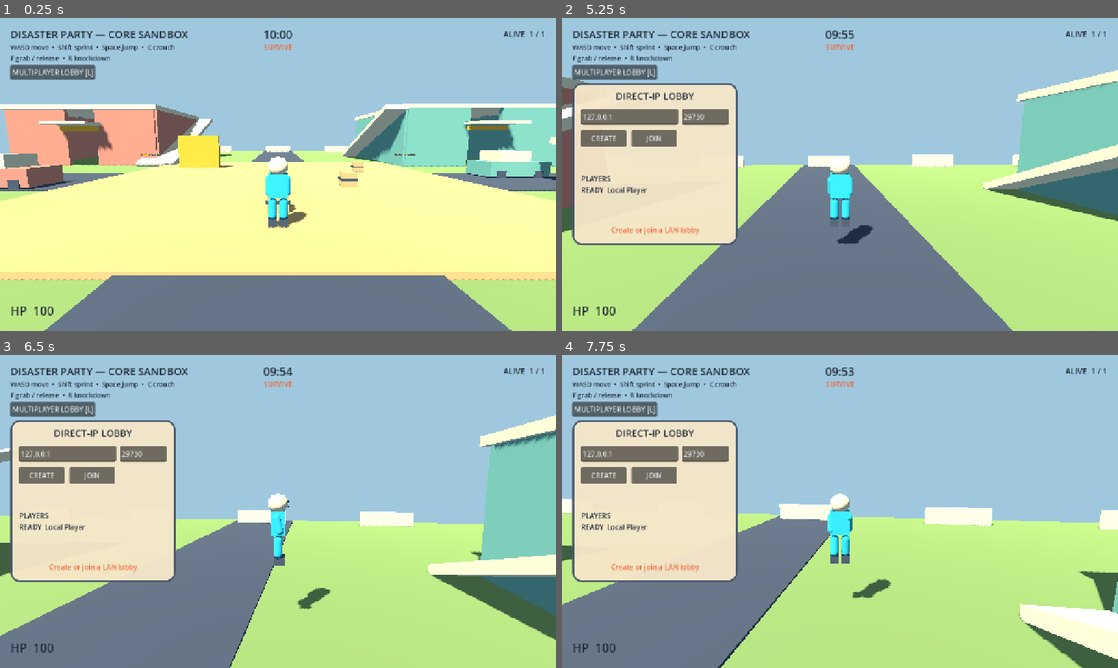
Above: before the commit, frames 1-4 (two rows, left to right).
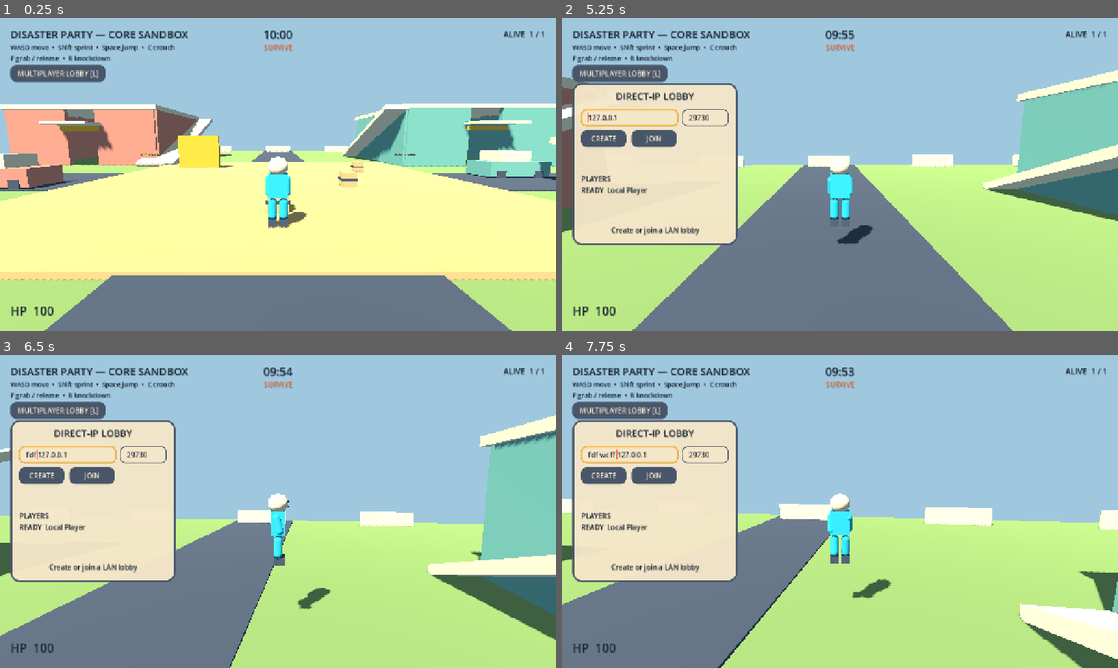
Above: after the commit, the same moments.

Repository: phucle297/idunno
Game: Godot game, scene res://scenes/main.tscn
Two runs of this game, one before a commit and one after it. Both use one fixed random seed, a clock stepped at 60 frames per second and the inputs below. Sound files missing from this copy of the repository are replaced by a short silence.
Inputs (mouse positions are in pixels of both pictures, inside the frame that each line leads up to):
- Up to frame 1 (0.25 s): no input
- Up to frame 2 (5.25 s): tap Enter (ui_accept) at 0.5 s; move the mouse to (867, 174) at 0.52 s; hold W (move_forward) from 0.53 s (still down); tap F (grab) at 0.6, 1.55, 2.1, 3.05, 3.8, 4.55 s; click (867, 174) at 0.67 s; tap Space (jump) at 0.77, 1.52, 3.02, 3.77, 4.52 s; move the mouse to (812, 174) at 1.27 s; tap C (crouch) at 1.35 s; move the mouse to (851, 168) at 2.02 s; move the mouse to (834, 180) at 2.77 s; tap E (spectate_next) at 2.85 s; click (834, 180) at 2.92 s; move the mouse to (878, 177) at 3.52 s; hold Q (spectate_previous) 3.53-4.28 s; move the mouse to (795, 171) at 4.27 s; tap Shift (sprint) at 4.35 s; move the mouse to (845, 174) at 5.02 s; hold L (toggle_lobby) from 5.03 s (still down); click (845, 174) at 5.17 s
- Up to frame 3 (6.5 s): tap F (grab) at 5.3, 5.85 s; move the mouse to (255, 505) at 5.77 s; release W (move_forward) at 5.78 s; release L (toggle_lobby) at 5.78 s; hold D (move_right) from 5.78 s (still down); tap Space (jump) at 6.02 s
- Up to frame 4 (7.75 s): move the mouse to (867, 511) at 6.52 s; release D (move_right) at 6.53 s; hold C (crouch) 6.53-7.28 s; hold W (move_forward) from 6.53 s (still down); tap Space (jump) at 6.77, 7.52 s; tap F (grab) at 6.8, 7.35 s; move the mouse to (812, 511) at 7.27 s; click (812, 511) at 7.42 s

The runs differ from the first frame. In frame 1, 0.8% of the frame differs, in the area x 1-98%, y 4-96%; in frame 2, 3.4%; in frame 3, 3.4%; in frame 4, 3.3%.

Commit message:
feat(ui): establish toy broadcast theme
Amp-Thread-ID: https://ampcode.com/threads/T-01a110be-2c24-70bd-aa05-578a91058e52
Co-authored-by: Amp <amp@ampcode.com>

Diff:
--- a/game/main.gd
+++ b/game/main.gd
@@ -10,6 +10,7 @@
 	"amber": Color("ffbf3f"),
 	"orange": Color("f06438")
 }
+const UITokens = preload("res://game/ui/ui_tokens.gd")
 const SpectatorControllerScript = preload("res://game/spectator_controller.gd")
 const PlayerScene = preload("res://scenes/player.tscn")
 const DEFAULT_NETWORK_PORT := 29730
@@ -36,9 +37,11 @@
 var _local_movement_sequence := 0
 var _match_snapshot_remaining := 0.0
 var _prop_snapshot_remaining := 0.0
+var _ui_theme: Theme
 
 
 func _ready() -> void:
+	_configure_ui_theme()
 	_build_lighting()
 	_build_sandbox()
 	$Player.position = Vector3(0.0, 0.05, 7.0)
@@ -207,6 +210,14 @@
 			capture_after_frames(capture_path, 5)
 
 
+func _configure_ui_theme() -> void:
+	_ui_theme = UITokens.build_theme()
+	for child in $Interface.get_children():
+		var control := child as Control
+		if control != null:
+			control.theme = _ui_theme
+
+
 func host_game(port: int = DEFAULT_NETWORK_PORT, max_players: int = MAX_NETWORK_PLAYERS) -> Error:
 	if _network_mode:
 		return ERR_ALREADY_IN_USE
@@ -767,6 +778,8 @@
 func _set_lobby_visible(visible: bool) -> void:
 	$Interface/LobbyPanel.visible = visible
 	Input.mouse_mode = Input.MOUSE_MODE_VISIBLE if visible else Input.MOUSE_MODE_CAPTURED
+	if visible:
+		$Interface/LobbyPanel/Address.call_deferred("grab_focus")
 
 
 func _on_lobby_host_pressed() -> void:
--- /dev/null
+++ b/game/ui/ui_tokens.gd
@@ -0,0 +1,176 @@
+class_name DisasterPartyUI
+extends RefCounted
+
+const CREAM := Color("f4e6c8")
+const SAND := Color("d9b77e")
+const SLATE := Color("49566a")
+const TEAL := Color("73b7ad")
+const CORAL := Color("d98d7d")
+const GRASS := Color("86a968")
+const WATER := Color("42b8e8")
+const WARNING := Color("ffbf3f")
+const DANGER := Color("f06438")
+const LIGHTNING := Color("b892ff")
+const INK := Color("202a38")
+const WHITE := Color("fffaf0")
+const COLORS := {
+	"cream": CREAM,
+	"sand": SAND,
+	"slate": SLATE,
+	"teal": TEAL,
+	"coral": CORAL,
+	"grass": GRASS,
+	"water": WATER,
+	"warning": WARNING,
+	"danger": DANGER,
+	"lightning": LIGHTNING,
+	"ink": INK,
+	"white": WHITE,
+}
+
+const FONT_DISPLAY := 30
+const FONT_TITLE := 24
+const FONT_METRIC := 26
+const FONT_BODY := 16
+const FONT_CAPTION := 14
+
+const SPACE_XS := 4
+const SPACE_SM := 8
+const SPACE_MD := 12
+const SPACE_LG := 16
+const SPACE_XL := 24
+const SAFE_MARGIN := 24
+const CONTROL_HEIGHT := 40
+const PANEL_RADIUS := 20
+const CONTROL_RADIUS := 12
+const FOCUS_WIDTH := 3
+
+
+static func build_theme() -> Theme:
+	var theme := Theme.new()
+	theme.default_font_size = FONT_BODY
+
+	_set_color_tokens(theme)
+	_set_size_tokens(theme)
+	_set_label_theme(theme)
+	_set_button_theme(theme)
+	_set_line_edit_theme(theme)
+	_set_panel_theme(theme)
+	return theme
+
+
+static func _set_color_tokens(theme: Theme) -> void:
+	for token: StringName in COLORS:
+		theme.set_color(token, "ToyBroadcast", COLORS[token])
+
+
+static func _set_size_tokens(theme: Theme) -> void:
+	var constants := {
+		"font_display": FONT_DISPLAY,
+		"font_title": FONT_TITLE,
+		"font_metric": FONT_METRIC,
+		"font_body": FONT_BODY,
+		"font_caption": FONT_CAPTION,
+		"space_xs": SPACE_XS,
+		"space_sm": SPACE_SM,
+		"space_md": SPACE_MD,
+		"space_lg": SPACE_LG,
+		"space_xl": SPACE_XL,
+		"safe_margin": SAFE_MARGIN,
+		"control_height": CONTROL_HEIGHT,
+		"panel_radius": PANEL_RADIUS,
+		"control_radius": CONTROL_RADIUS,
+		"focus_width": FOCUS_WIDTH,
+	}
+	for token: StringName in constants:
+		theme.set_constant(token, "ToyBroadcast", constants[token])
+
+
+static func _set_label_theme(theme: Theme) -> void:
+	theme.set_color("font_color", "Label", INK)
+	theme.set_color("font_shadow_color", "Label", Color(INK, 0.16))
+	theme.set_constant("shadow_offset_x", "Label", 1)
+	theme.set_constant("shadow_offset_y", "Label", 2)
+	theme.set_font_size("font_size", "Label", FONT_BODY)
+
+
+static func _set_button_theme(theme: Theme) -> void:
+	theme.set_color("font_color", "Button", CREAM)
+	theme.set_color("font_hover_color", "Button", INK)
+	theme.set_color("font_pressed_color", "Button", INK)
+	theme.set_color("font_focus_color", "Button", CREAM)
+	theme.set_color("font_disabled_color", "Button", Color(INK, 0.72))
+	theme.set_font_size("font_size", "Button", FONT_BODY)
+	theme.set_stylebox("normal", "Button", _control_style(SLATE, SLATE))
+	theme.set_stylebox("hover", "Button", _control_style(TEAL, INK))
+	theme.set_stylebox("pressed", "Button", _control_style(WARNING, INK))
+	theme.set_stylebox("disabled", "Button", _control_style(Color(SAND, 0.68), Color(SLATE, 0.38)))
+	theme.set_stylebox("focus", "Button", _focus_style())
+
+
+static func _set_line_edit_theme(theme: Theme) -> void:
+	theme.set_color("font_color", "LineEdit", INK)
+	theme.set_color("font_selected_color", "LineEdit", INK)
+	theme.set_color("font_uneditable_color", "LineEdit", Color(INK, 0.52))
+	theme.set_color("font_placeholder_color", "LineEdit", Color(SLATE, 0.72))
+	theme.set_color("caret_color", "LineEdit", DANGER)
+	theme.set_color("selection_color", "LineEdit", Color(TEAL, 0.55))
+	theme.set_font_size("font_size", "LineEdit", FONT_BODY)
+	theme.set_stylebox("normal", "LineEdit", _control_style(Color(CREAM, 0.96), SLATE))
+	theme.set_stylebox("focus", "LineEdit", _control_style(Color(CREAM, 1.0), WARNING, FOCUS_WIDTH))
+	theme.set_stylebox("read_only", "LineEdit", _control_style(Color(CREAM, 0.6), Color(SLATE, 0.45)))
+
+
+static func _set_panel_theme(theme: Theme) -> void:
+	var panel := StyleBoxFlat.new()
+	panel.bg_color = Color(CREAM, 0.96)
+	panel.border_color = SLATE
+	_set_border_width(panel, 4)
+	_set_corner_radius(panel, PANEL_RADIUS)
+	_set_content_margin(panel, SPACE_XL, SPACE_LG)
+	theme.set_stylebox("panel", "Panel", panel)
+	theme.set_stylebox("panel", "PanelContainer", panel)
+
+
+static func _control_style(fill: Color, border: Color, width: int = 2) -> StyleBoxFlat:
+	var style := StyleBoxFlat.new()
+	style.bg_color = fill
+	style.border_color = border
+	_set_border_width(style, width)
+	_set_corner_radius(style, CONTROL_RADIUS)
+	_set_content_margin(style, SPACE_LG, SPACE_SM)
+	return style
+
+
+static func _focus_style() -> StyleBoxFlat:
+	var style := StyleBoxFlat.new()
+	style.bg_color = Color(0.0, 0.0, 0.0, 0.0)
+	style.border_color = WARNING
+	_set_border_width(style, FOCUS_WIDTH)
+	_set_corner_radius(style, CONTROL_RADIUS + FOCUS_WIDTH)
+	style.expand_margin_left = FOCUS_WIDTH
+	style.expand_margin_top = FOCUS_WIDTH
+	style.expand_margin_right = FOCUS_WIDTH
+	style.expand_margin_bottom = FOCUS_WIDTH
+	return style
+
+
+static func _set_border_width(style: StyleBoxFlat, width: int) -> void:
+	style.border_width_left = width
+	style.border_width_top = width
+	style.border_width_right = width
+	style.border_width_bottom = width
+
+
+static func _set_corner_radius(style: StyleBoxFlat, radius: int) -> void:
+	style.corner_radius_top_left = radius
+	style.corner_radius_top_right = radius
+	style.corner_radius_bottom_right = radius
+	style.corner_radius_bottom_left = radius
+
+
+static func _set_content_margin(style: StyleBoxFlat, horizontal: int, vertical: int) -> void:
+	style.content_margin_left = horizontal
+	style.content_margin_top = vertical
+	style.content_margin_right = horizontal
+	style.content_margin_bottom = vertical
--- a/progress.json
+++ b/progress.json
@@ -1,6 +1,6 @@
 {
   "schema_version": 2,
-  "updated_at": "2026-10-06T17:42:24+07:00",
+  "updated_at": "2026-10-06T18:02:23+07:00",
   "project": "Disaster Party",
   "source_of_truth": true,
   "archive_policy": {
@@ -34,7 +34,7 @@
   "current": {
     "phase": "phase_1_ui_identity_and_feedback",
     "milestone": "milestone_1_1_theme_hud_and_components",
-    "task": "task_1_1_1_define_ui_tokens"
+    "task": "task_1_1_2_extract_semantic_hud_components"
   },
   "engine": {
     "name": "Godot",
@@ -54,15 +54,15 @@
     "milestones": {
       "milestone_1_1_theme_hud_and_components": {
         "title": "Theme, Responsive HUD, and Component Boundary",
-        "status": "planned",
+        "status": "in_progress",
         "tasks": {
-          "task_1_1_1_define_ui_tokens": "planned",
+          "task_1_1_1_define_ui_tokens": "completed",
           "task_1_1_2_extract_semantic_hud_components": "planned",
           "task_1_1_3_build_health_timer_alive_and_hazard_components": "planned",
           "task_1_1_4_remove_permanent_debug_copy": "planned"
         },
         "gates": {
-          "shared_theme": "not_run",
+          "shared_theme": "passed",
           "responsive_1280x720_and_1920x1080": "not_run",
           "light_and_dark_world_readability": "not_run",
           "no_authority_regression": "not_run"
@@ -141,8 +141,23 @@
       }
     }
   },
-  "validation_log": [],
+  "validation_log": [
+    {
+      "result": "passed",
+      "check": "Task 1.1.1 shared Toy Broadcast UI tokens and theme",
+      "evidence": "UI_THEME_OK checks=15 validated design-bible colors, typography, spacing, 24 px safe margin, rounded panel/button/field styles, visible focus treatment, shared theme inheritance, and automatic lobby focus. PHASE1_TESTS_OK checks=29 and PLAYER_INTEGRATION_OK checks=41 passed. PHASE7_POLISH_OK checks=31 passed; its existing dummy-audio shutdown emitted AudioStreamWAV/playback leak diagnostics unrelated to the UI resources. Rendered 1280x720 captures phase1-ui-theme-lobby-v3.png and phase1-ui-theme-results.png were inspected: shared cream/slate styling, amber field focus, readable disabled state, neutral lobby status, four-player results, and no clipping or overlap passed."
+    }
+  ],
   "blockers": [],
-  "changed_files": [],
-  "next_action": "Implement Phase 1 Task 1.1.1 by defining the reusable Toy Broadcast UI color, typography, spacing, focus, panel, button, and safe-margin tokens from DESIGN.md."
+  "changed_files": [
+    "README.md",
+    "docs/decisions.md",
+    "docs/implementation-checklist.md",
+    "game/main.gd",
+    "game/ui/ui_tokens.gd",
+    "progress.json",
+    "scenes/main.tscn",
+    "tests/test_ui_theme.gd"
+  ],
+  "next_action": "Implement Phase 1 Task 1.1.2 by extracting semantic HUD presentation methods from raw label mutation in game/main.gd without changing authoritative gameplay state."
 }
--- a/scenes/main.tscn
+++ b/scenes/main.tscn
@@ -13,18 +13,6 @@
 [ext_resource type="Script" path="res://game/fire.gd" id="11_fire"]
 [ext_resource type="Script" path="res://game/gameplay_audio_controller.gd" id="12_audio"]
 
-[sub_resource type="StyleBoxFlat" id="StyleBox_results"]
-bg_color = Color(0.956863, 0.901961, 0.784314, 0.96)
-border_width_left = 4
-border_width_top = 4
-border_width_right = 4
-border_width_bottom = 4
-border_color = Color(0.286275, 0.337255, 0.415686, 1)
-corner_radius_top_left = 20
-corner_radius_top_right = 20
-corner_radius_bottom_right = 20
-corner_radius_bottom_left = 20
-
 [node name="Main" type="Node3D"]
 script = ExtResource("1_main")
 
@@ -190,7 +178,6 @@
 offset_top = 150.0
 offset_right = 404.0
 offset_bottom = 522.0
-theme_override_styles/panel = SubResource("StyleBox_results")
 
 [node name="Title" type="Label" parent="Interface/LobbyPanel"]
 offset_left = 20.0
@@ -260,7 +247,6 @@
 offset_top = 326.0
 offset_right = 360.0
 offset_bottom = 354.0
-theme_override_colors/font_color = Color(0.941176, 0.392157, 0.219608, 1)
 text = "Create or join a LAN lobby"
 horizontal_alignment = 1
 
@@ -270,7 +256,6 @@
 offset_top = 92.0
 offset_right = 1040.0
 offset_bottom = 660.0
-theme_override_styles/panel = SubResource("StyleBox_results")
 
 [node name="Title" type="Label" parent="Interface/ResultsPanel"]
 offset_left = 32.0
--- /dev/null
+++ b/tests/test_ui_theme.gd
@@ -0,0 +1,59 @@
+extends SceneTree
+
+const UITokens = preload("res://game/ui/ui_tokens.gd")
+
+var failures: Array[String] = []
+var checks := 0
+
+
+func _initialize() -> void:
+	_run.call_deferred()
+
+
+func _run() -> void:
+	var theme := UITokens.build_theme()
+	_expect(theme.get_color("ink", "ToyBroadcast") == Color("202a38"), "UI ink must match the design bible")
+	_expect(theme.get_color("warning", "ToyBroadcast") == Color("ffbf3f"), "Warning token must match the design bible")
+	_expect(theme.get_color("lightning", "ToyBroadcast") == Color("b892ff"), "Lightning token must match the design bible")
+	_expect(theme.get_constant("safe_margin", "ToyBroadcast") == 24, "Safe margin must remain 24 px")
+	_expect(theme.get_constant("space_sm", "ToyBroadcast") == 8, "Small spacing must remain 8 px")
+	_expect(theme.get_constant("font_display", "ToyBroadcast") == 30, "Display typography must remain 30 px")
+
+	var button_normal := theme.get_stylebox("normal", "Button") as StyleBoxFlat
+	var button_focus := theme.get_stylebox("focus", "Button") as StyleBoxFlat
+	var line_edit_focus := theme.get_stylebox("focus", "LineEdit") as StyleBoxFlat
+	var panel := theme.get_stylebox("panel", "Panel") as StyleBoxFlat
+	_expect(button_normal != null and button_normal.bg_color == UITokens.SLATE, "Buttons must use the slate primary surface")
+	_expect(button_focus != null and button_focus.border_color == UITokens.WARNING, "Button focus must use a non-color-independent visible ring")
+	_expect(line_edit_focus != null and line_edit_focus.border_width_left == UITokens.FOCUS_WIDTH, "Focused fields must use the shared focus width")
+	_expect(panel != null and panel.corner_radius_top_left == UITokens.PANEL_RADIUS, "Panels must use the shared rounded radius")
+	_expect(panel != null and panel.content_margin_left == UITokens.SPACE_XL, "Panels must use shared internal spacing")
+
+	var main := (load("res://scenes/main.tscn") as PackedScene).instantiate()
+	root.add_child(main)
+	await process_frame
+	var lobby_button := main.get_node("Interface/LobbyToggle") as Button
+	var lobby_panel := main.get_node("Interface/LobbyPanel") as Panel
+	var address_field := main.get_node("Interface/LobbyPanel/Address") as LineEdit
+	_expect(lobby_button.theme != null, "Top-level controls must receive the shared theme")
+	_expect(lobby_panel.theme == lobby_button.theme, "Panels and buttons must share one theme resource")
+	_expect(address_field.get_theme_stylebox("focus") is StyleBoxFlat, "Nested fields must inherit the shared focus style")
+	main._set_lobby_visible(true)
+	await process_frame
+	_expect(root.gui_get_focus_owner() == address_field, "Opening the lobby must place keyboard focus in the first field")
+	main.free()
+	await process_frame
+
+	if failures.is_empty():
+		print("UI_THEME_OK checks=%d" % checks)
+		quit(0)
+	else:
+		for failure: String in failures:
+			push_error(failure)
+		quit(1)
+
+
+func _expect(condition: bool, message: String) -> void:
+	checks += 1
+	if not condition:
+		failures.append(message)
Not shown: 1 places in scenes/main.tscn that only renumber resources
Not shown, changed: README.md
Not shown, changed: docs/decisions.md
Not shown, changed: docs/implementation-checklist.md
